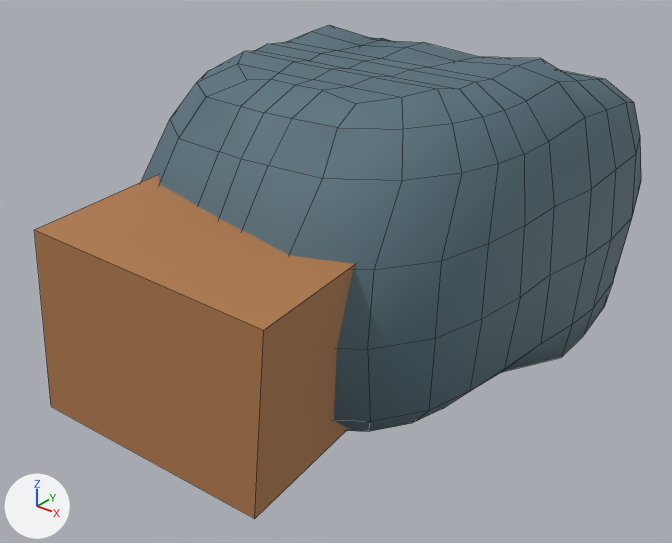
An edit to the FBX model src/Assets/Models/CabBaggage/CabBaggage.fbx, drawn before and after from the same camera.
Before and after are seen from a 50 mm lens placed at (1.264, -1.765, 1.022), pointed at (0.016, -0.205, 0.055). Arrows for +X, +Y and +Z are at lower left; the lights stay in place. Mesh edges are drawn as thin lines. Where no turn or scale is listed for an object, it has been applied to the vertices. Vertices at the same position are counted once.

Objects in the first picture: 'Baggage', 'Cube'.
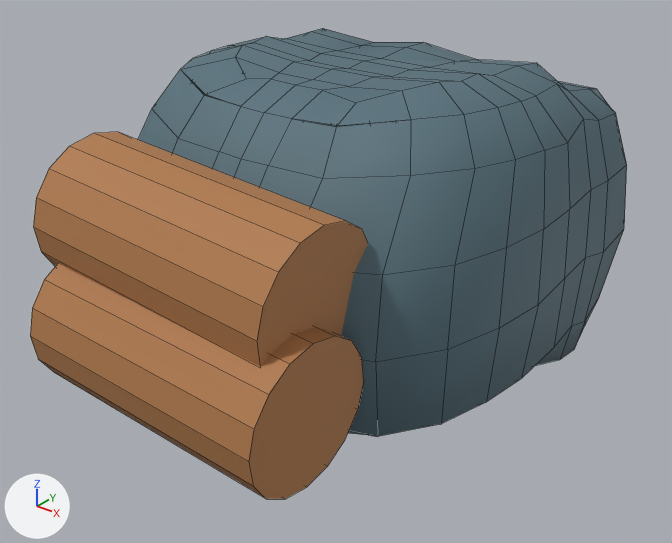
What differs and where, as boxes [x1, y1, x2, y2] in the pictures (672 x 543 px):
```json
{"object": "Baggage", "change": "reshaped", "before": [141, 25, 641, 432], "after": [138, 28, 627, 436]}
{"object": "Cube", "change": "reshaped, moved, turned", "before": [35, 175, 355, 519], "after": [30, 132, 368, 499]}
```

The change, as JSON lines over the scene's bpy script:
```json
{"block": "me_mesh", "where": "# used by ob_baggage; location = (0.0, 0.0, 0.0)"}
{"op": "remove", "block": "me_mesh", "code": "me_mesh.from_pydata(...)  # 257 vertices, 250 faces; spans x -0.479..0.479, y -0.613..0.576, z -0.197..0.536"}
{"op": "add", "block": "me_mesh", "code": "me_mesh.from_pydata(...)  # 261 vertices, 250 faces; spans x -0.508..0.508, y -0.613..0.442, z -0.199..0.549"}
{"block": "me_mesh", "change": "me_mesh part 1"}
{"block": "me_mesh", "change": "6 vertices are removed from x -0.284..0.284, y -0.406..-0.309, z 0.487..0.508"}
{"block": "me_mesh", "change": "14 faces are deleted"}
{"block": "me_mesh", "change": "6 vertices in x 0.217..0.479, y 0.245..0.318, z 0.089..0.494 move by (0.005, -0.051, -0.013)"}
{"block": "me_mesh", "change": "6 vertices in x -0.479..-0.217, y 0.245..0.318, z 0.089..0.494 move by (-0.005, -0.051, -0.013)"}
{"block": "me_mesh", "change": "4 vertices in x -0.469..0.469, y 0.164..0.166, z 0.092..0.262 move by (0.0, -0.002, 0.0)"}
{"block": "me_mesh", "change": "3 vertices in x 0.196..0.228, y 0.249..0.303, z 0.084..0.484 move by (0.005, -0.051, -0.012)"}
{"block": "me_mesh", "change": "3 vertices in x 0.238..0.445, y 0.412..0.575, z -0.155..0.15 move by (0.006, -0.134, 0.003)"}
{"block": "me_mesh", "change": "3 vertices in x 0.244..0.418, y 0.525..0.557, z -0.039..0.27 move by (0.006, -0.134, 0.002)"}
{"block": "me_mesh", "change": "147 vertices move from x -0.476..0.476, y -0.511..0.576, z -0.197..0.536 to x -0.508..0.508, y -0.536..0.442, z -0.199..0.549"}
{"block": "me_mesh", "change": "10 vertices are added at x -0.314..0.314, y -0.409..-0.262, z 0.491..0.538"}
{"block": "me_mesh", "change": "14 new faces join them"}
{"block": "me_cube", "where": "# used by ob_cube; location = (-0.09, -0.644, 0.046); rotation_euler = (0.0177, 0.103, 0.107), in degrees (1, 5.9, 6.1); scale = (0.16, 0.16, 0.16)"}
{"op": "remove", "block": "me_cube", "code": "me_cube.from_pydata(...)  # 8 vertices, 6 faces; spans x -1.0..2.38, y -1.18..1.0, z -1.0..1.65"}
{"op": "add", "block": "me_cube", "code": "me_cube.from_pydata(...)  # 64 vertices, 36 faces; spans x -1.09..2.21, y -1.0..1.4, z -1.53..2.6"}
{"block": "me_cube", "change": "me_cube part 2: the whole mesh is rebuilt"}
{"op": "set", "path": "ob_cube.location", "old": "(-0.09, -0.644, 0.046)", "new": "(0.11, -0.702, 0.065)"}
{"op": "set", "path": "ob_cube.rotation_euler", "old": "(0.0177, 0.103, 0.107)", "new": "(0.0, -1.507, 0.0)", "note": "degrees (1, 5.9, 6.1) -> degrees (0, -86, 0)"}
```
